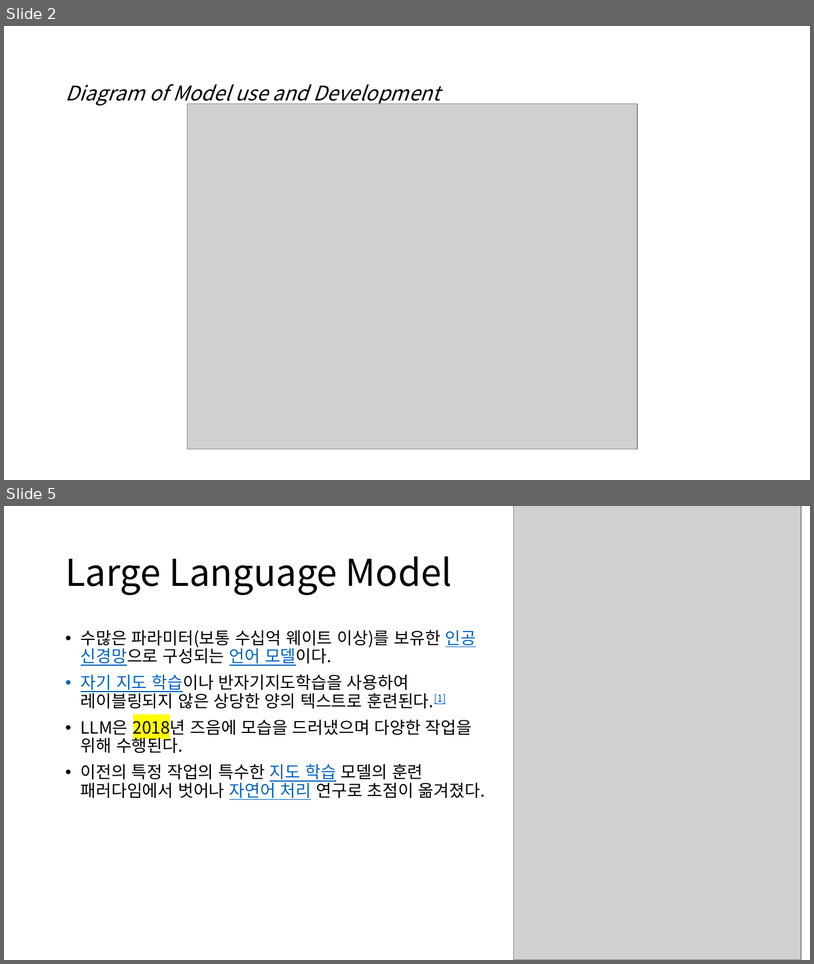
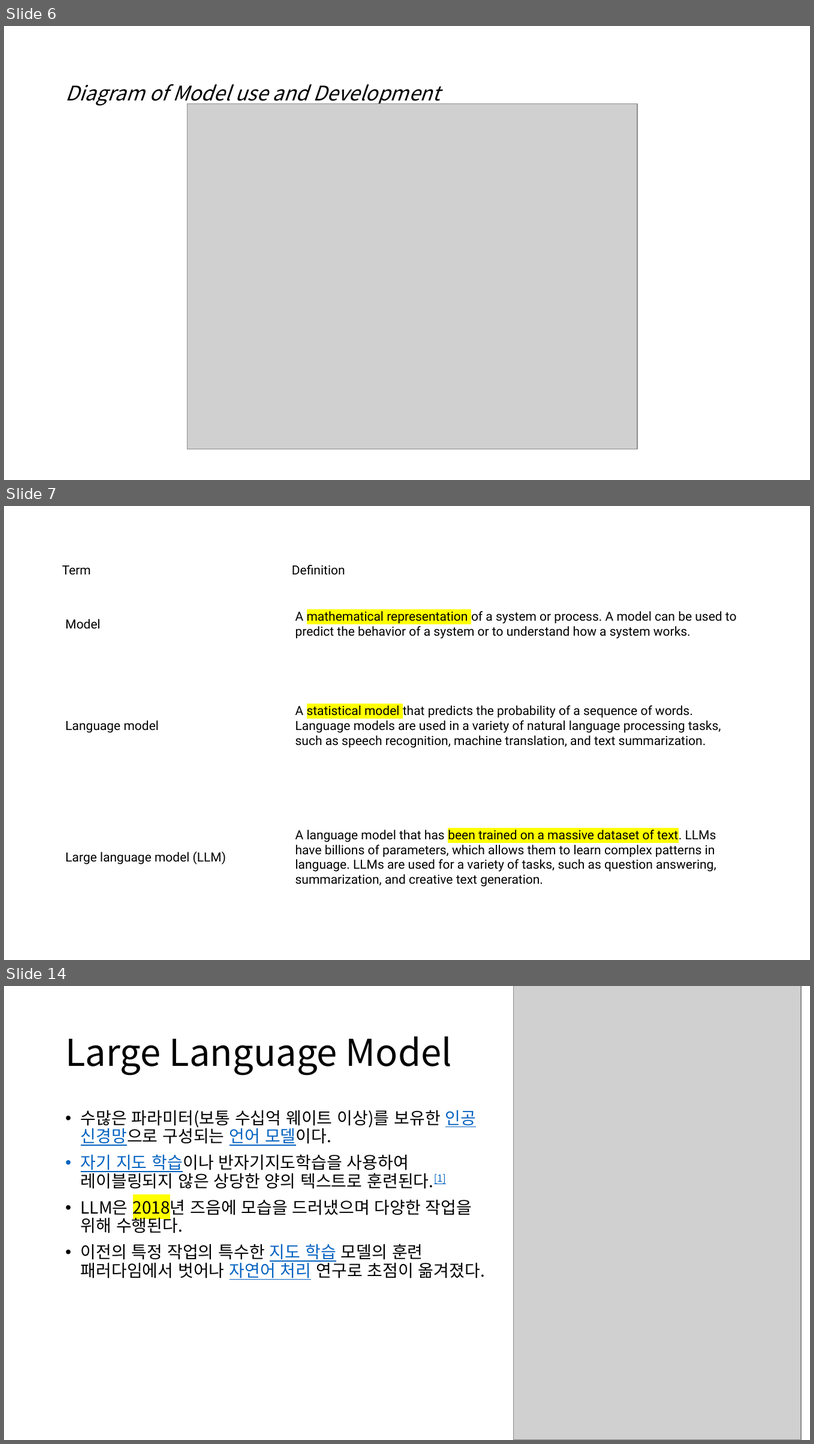
Before and after one commit to MigoJJ/AI_2023.07, a slide deck: AI_05_LLM large language mosels.pptx. Shown one above the other, each under a label of ours: slides 2 and 5 before the commit, slides 6, 7 and 14 after it; the slides between them are not shown. The pictures are 814x964 and 814x1444 pixels, drawn with LibreOffice and Linux fonts; fonts in the diff are those of the drawing; grey boxes stand for pictures. Boxes give left, top, right and bottom in pixels: in the first picture for what was removed or moved away, otherwise in the second. Text is boxed around its words. In the diff, an @@ line names an element or a change of style, - is before the commit and + after.

```diff
--- a/AI_05_LLM large language mosels.pptx
+++ b/AI_05_LLM large language mosels.pptx
@@ slide 7 added at bbox=[4, 506, 810, 960], background #FFFFFF @@
@@ table added at bbox=[57, 557, 749, 928], 4 rows, 2 columns @@
+Term | Definition
+Model | A mathematical representation of a system or process. A model can be used to predict the behavior of a system or to understand how a system works.
+Language model | A statistical model that predicts the probability of a sequence of words. Language models are used in a variety of natural language processing tasks, such as speech recognition, machine translation, and text summarization.
+Large language model (LLM) | A language model that has been trained on a massive dataset of text. LLMs have billions of parameters, which allows them to learn complex patterns in language. LLMs are used for a variety of tasks, such as question answering, summarization, and creative text generation.
@@ what was slide 2 is now slide 6 @@
@@ what was slide 5 is now slide 14 @@
```
Also in this commit, not shown: 2 slides changed, 10 other slides added, 7 other files.
